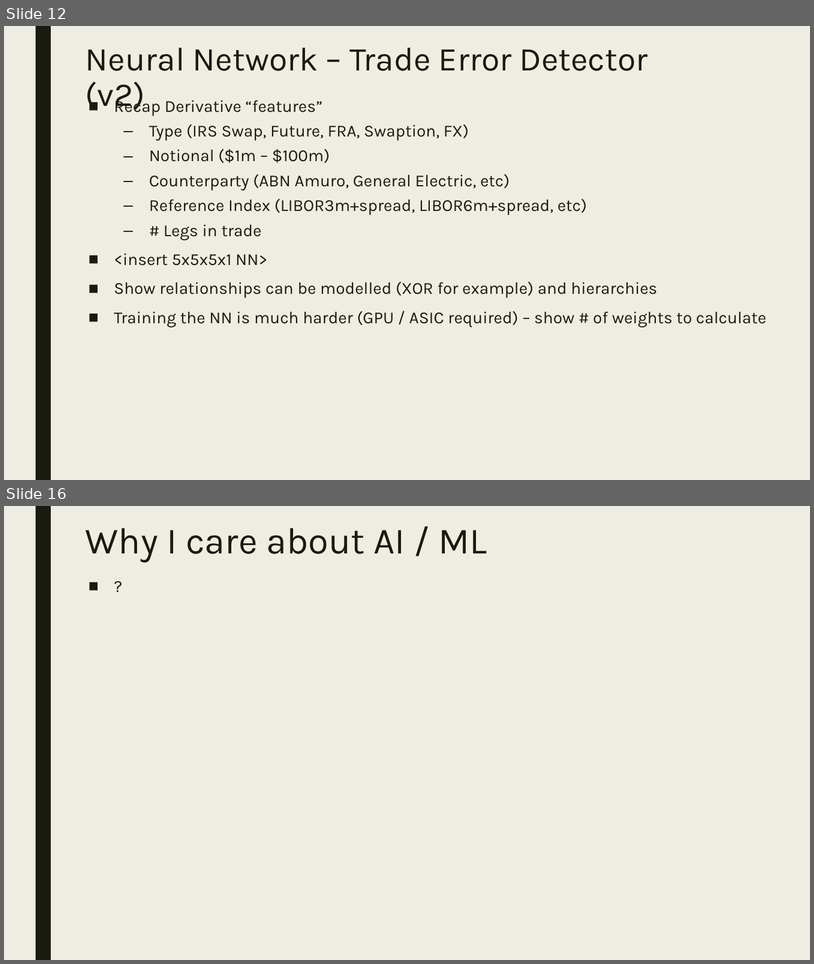
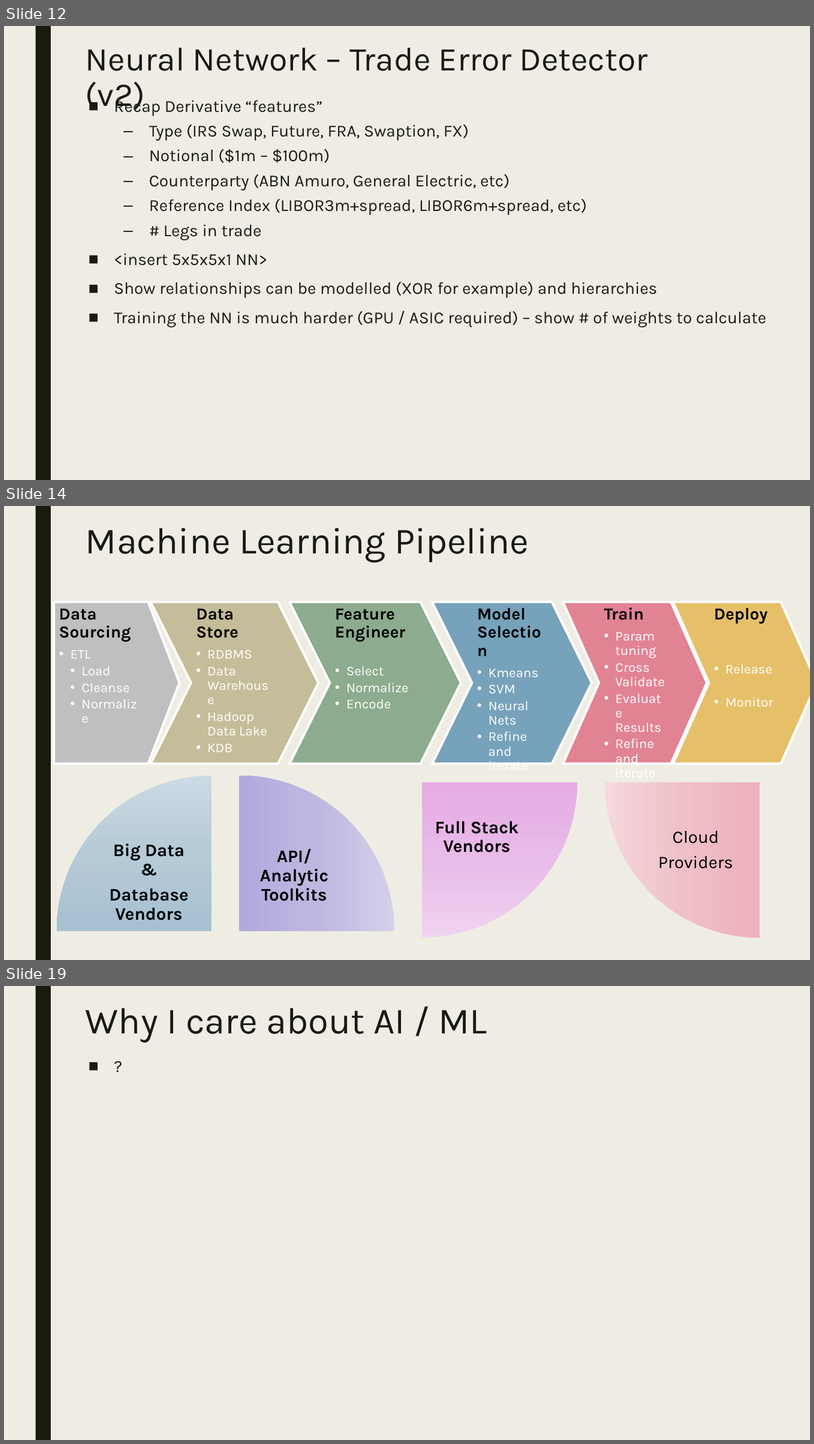
Before and after one commit to dougfoo/machineLearning, a slide deck: talks/MachineLearning101.pptx. Shown one above the other, each under a label of ours: slides 12 and 16 before the commit, slides 12, 14 and 19 after it; the slides between them are not shown. The pictures are 814x964 and 814x1444 pixels, drawn with LibreOffice and Linux fonts; fonts in the diff are those of the drawing. Boxes give left, top, right and bottom in pixels: in the first picture for what was removed or moved away, otherwise in the second. Text is boxed around its words. In the diff, an @@ line names an element or a change of style, - is before the commit and + after.

```diff
--- a/talks/MachineLearning101.pptx
+++ b/talks/MachineLearning101.pptx
@@ slide 14 added at [4,506,810,960], background #EFEDE3; not listed: 1 template element that a slide beside it also shows @@
@@ title added at [86,528,529,562], 44 pt, text #191B0E @@
+Machine Learning Pipeline
@@ group added at [54,601,810,766]: 6 texts, 5 chevrons, 1 pentagon arrow @@
+Data Sourcing
+  • ETL
+    • Load
+    • Cleanse
+    • Normalize
+Data Store
+  • RDBMS
+  • Data Warehouse
+  • Hadoop Data Lake
+  • KDB
+Feature Engineer
+  • Select
+  • Normalize
+  • Encode
+Model Selection
+  • Kmeans
+  • SVM
+  • Neural Nets
+  • Refine and iterate
+Train
+  • Param tuning
+  • Cross Validate
+  • Evaluate Results
+  • Refine and iterate
+Deploy
+  • Release
+  • Monitor
@@ pie wedge added at [57,775,212,931], fill gradient #CCDAE3 to #B6CAD7 to #A7C1D2 @@
@@ pie wedge added at [239,775,395,931], fill gradient #D4CFEA to #BFB8E1 to #B2AADD @@
@@ pie wedge added at [422,782,578,937], fill gradient #F1D4F0 to #E9BCE8 to #E7ADE6 @@
@@ pie wedge added at [605,782,761,937], fill gradient #F6D9DD to #EFC0C7 to #EEB2BB @@
@@ text added at [435,821,519,852], 21 pt, text #000000, bold @@
+Full Stack Vendors
@@ text added at [109,843,188,920], 21 pt, text #000000, bold @@
+Big Data &
+Database Vendors
@@ text added at [659,831,734,868], 21 pt, text #000000 @@
+Cloud
+Providers
@@ text added at [260,849,329,901], 21 pt, text #000000, bold @@
+API/Analytic Toolkits
@@ what was slide 16 is now slide 19 @@
```
Also in this commit, not shown: 3 slides changed, 3 other slides added, 1 slide removed.
